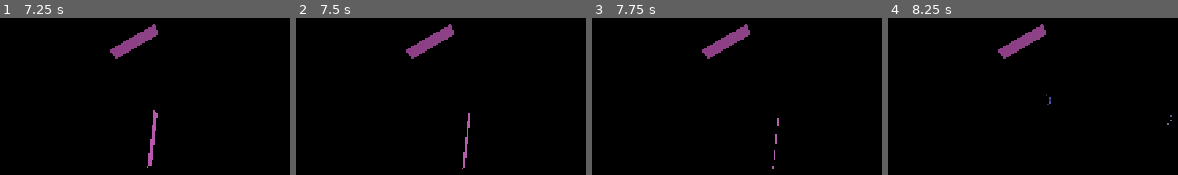
Above: before the commit, frames 1-4 (left to right).
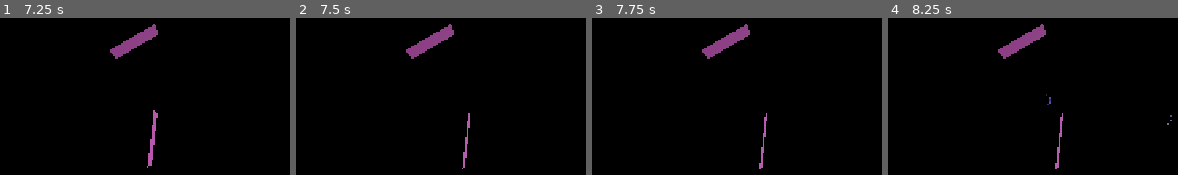
Above: after the commit, the same moments.

Repository: GabrielSiras/Decomissioners
Game: Godot game, scene res://scenes/devroom.tscn
Two runs of this game, one before a commit and one after it. Both use one fixed random seed, a clock stepped at 60 frames per second and the inputs below. Before the commit the project has no main scene; this scene is started directly in both runs.
Inputs:
- Up to frame 1 (7.25 s): tap Enter at 0.5, 2, 3.5 s; tap Space at 1.25, 2.75, 4.25 s
- Up to frame 2 (7.5 s): no input
- Up to frame 3 (7.75 s): no input
- Up to frame 4 (8.25 s): no input

Frames 1-2 are identical in both runs. In frame 3, 0.4% of the frame differs, in the area x 57-65%, y 60-97%; in frame 4, 0.3%.

Commit message:
#34/34-FEAT:Adicionado condição de derrota, sistema de armadura, cenas de main menu e defeat menu e colissão e dano para os projéteis e inimigos.

Diff:
--- a/project.godot
+++ b/project.godot
@@ -11,6 +11,7 @@
 [application]
 
 config/name="Decomissioners"
+run/main_scene="uid://cm1sj4qhjgj5v"
 config/features=PackedStringArray("4.7", "Mobile")
 config/icon="res://icon.svg"
 
--- a/scenes/Enemies/MeleeEnemy.tscn
+++ b/scenes/Enemies/MeleeEnemy.tscn
@@ -5,6 +5,6 @@
 
 [node name="Melee_Enemy" unique_id=951588638 instance=ExtResource("1_gll05")]
 script = ExtResource("2_dme2d")
-melee_damage = 5
 attack_cooldown = 1.0
-attack_range = 2.0
+melee_damage = 10
+attack_range = 4.0
--- a/scenes/Enemies/RangedEnemy.tscn
+++ b/scenes/Enemies/RangedEnemy.tscn
@@ -8,7 +8,7 @@
 script = ExtResource("2_w0jok")
 attack_range = 250.0
 attack_cooldown = 2.0
-ranged_damage = 1
+ranged_damage = 10
 enemy_projectile_scene = ExtResource("3_i3af6")
 
 [node name="Muzzle" type="Marker3D" parent="." index="2" unique_id=880355141]
--- /dev/null
+++ b/scenes/UI-UX/UI/DefeatMenu.tscn
@@ -0,0 +1,38 @@
+[gd_scene format=3 uid="uid://bvuisrwp77067"]
+
+[ext_resource type="Script" uid="uid://c2ucr5o2gewwk" path="res://scripts/UI-UX/UI/DefeatMenu.gd" id="1_e6ufj"]
+
+[node name="DefeatMenu" type="CanvasLayer" unique_id=501164214]
+process_mode = 3
+script = ExtResource("1_e6ufj")
+
+[node name="ColorRect" type="ColorRect" parent="." unique_id=1717976344]
+anchors_preset = 15
+anchor_right = 1.0
+anchor_bottom = 1.0
+grow_horizontal = 2
+grow_vertical = 2
+color = Color(0, 0, 0, 1)
+
+[node name="CenterContainer" type="CenterContainer" parent="." unique_id=1428995238]
+anchors_preset = 15
+anchor_right = 1.0
+anchor_bottom = 1.0
+grow_horizontal = 2
+grow_vertical = 2
+
+[node name="VBoxContainer" type="VBoxContainer" parent="CenterContainer" unique_id=1604656681]
+layout_mode = 2
+
+[node name="Label" type="Label" parent="CenterContainer/VBoxContainer" unique_id=2060262318]
+layout_mode = 2
+size_flags_horizontal = 4
+text = "You died!"
+
+[node name="RestartButton" type="Button" parent="CenterContainer/VBoxContainer" unique_id=1624649614]
+layout_mode = 2
+text = "Restart?"
+
+[node name="MainMenuButton" type="Button" parent="CenterContainer/VBoxContainer" unique_id=136625840]
+layout_mode = 2
+text = "MainMenu"
--- /dev/null
+++ b/scenes/UI-UX/UI/MainMenu.tscn
@@ -0,0 +1,34 @@
+[gd_scene format=3 uid="uid://cm1sj4qhjgj5v"]
+
+[ext_resource type="Script" uid="uid://5sx4ttr6a5ve" path="res://scripts/UI-UX/UI/MainMenu.gd" id="1_vnlg1"]
+
+[node name="MainMenu" type="CanvasLayer" unique_id=809505831]
+script = ExtResource("1_vnlg1")
+
+[node name="ColorRect" type="ColorRect" parent="." unique_id=238915742]
+anchors_preset = 15
+anchor_right = 1.0
+anchor_bottom = 1.0
+grow_horizontal = 2
+grow_vertical = 2
+color = Color(0, 0.20784314, 0, 1)
+
+[node name="CenterContainer" type="CenterContainer" parent="." unique_id=449420835]
+anchors_preset = 15
+anchor_right = 1.0
+anchor_bottom = 1.0
+grow_horizontal = 2
+grow_vertical = 2
+
+[node name="VBoxContainer" type="VBoxContainer" parent="CenterContainer" unique_id=1437860578]
+layout_mode = 2
+
+[node name="Label" type="Label" parent="CenterContainer/VBoxContainer" unique_id=1632104544]
+layout_mode = 2
+text = "DECOMISSIONERS"
+
+[node name="StartButton" type="Button" parent="CenterContainer/VBoxContainer" unique_id=2031048237]
+layout_mode = 2
+text = "START"
+
+[connection signal="pressed" from="CenterContainer/VBoxContainer/StartButton" to="." method="_on_start_button_pressed"]
--- a/scenes/devroom.tscn
+++ b/scenes/devroom.tscn
@@ -3,11 +3,17 @@
 [ext_resource type="PackedScene" uid="uid://ccxbyhm6vro5u" path="res://scenes/GameCamera.tscn" id="1_5ij30"]
 [ext_resource type="PackedScene" uid="uid://msr581mrgwu6" path="res://scenes/Enemies/EnemySpawner.tscn" id="3_anjfi"]
 [ext_resource type="PackedScene" uid="uid://cika3a8mjdsiv" path="res://scenes/Train.tscn" id="3_hs430"]
+[ext_resource type="PackedScene" uid="uid://bvuisrwp77067" path="res://scenes/UI-UX/UI/DefeatMenu.tscn" id="4_do01s"]
+
+[sub_resource type="StandardMaterial3D" id="StandardMaterial3D_vnlg1"]
+albedo_color = Color(1, 0.6509804, 1, 1)
 
 [node name="Devroom3d" type="Node3D" unique_id=95222864]
 
 [node name="CSGBox3D" type="CSGBox3D" parent="." unique_id=585664753]
+transform = Transform3D(1, 0, 0, 0, 1, 0, 0, 0, 1, 0.17966223, 0, 0)
 size = Vector3(100, 0.5, 100)
+material = SubResource("StandardMaterial3D_vnlg1")
 
 [node name="GameCamera" parent="." unique_id=1770089720 instance=ExtResource("1_5ij30")]
 
@@ -15,10 +21,13 @@
 transform = Transform3D(1, 0, 0, 0, 1, 0, 0, 0, 1, 1.4815459, 4.895586, -0.5150012)
 main_target = NodePath("../Train")
 
-[node name="Train" parent="." unique_id=1645749348 instance=ExtResource("3_hs430")]
+[node name="Train" parent="." unique_id=1645749348 node_paths=PackedStringArray("defeat_menu") instance=ExtResource("3_hs430")]
 transform = Transform3D(1, 0, 0, 0, 1, 0, 0, 0, 1, 0, 1, 0)
+defeat_menu = NodePath("../DefeatMenu")
 
 [node name="WorldEnvironment" type="WorldEnvironment" parent="." unique_id=1849166497]
 
 [node name="DirectionalLight3D" type="DirectionalLight3D" parent="." unique_id=1922942967]
 transform = Transform3D(-3.7855173e-08, 0.8660254, 0.5, 2.1855694e-08, 0.5, -0.8660254, -1, -2.1855694e-08, -3.7855173e-08, 0, 5, 0)
+
+[node name="DefeatMenu" parent="." unique_id=501164214 instance=ExtResource("4_do01s")]
--- a/scripts/Enemies/EnemyBase.gd
+++ b/scripts/Enemies/EnemyBase.gd
@@ -1,12 +1,13 @@
 class_name EnemyBase
 extends CharacterBody3D
 
+@export var max_health: int = 30
+@onready var current_health: int = max_health
+@export var current_armor: int = 0
+
 @export var speed: float = 5.0
-@export var max_health: int = 10
 @export var metal_reward: int = 5
 @export var target: Node3D
-
-var current_health: int
 
 func _ready() -> void:
 	current_health = max_health
@@ -24,10 +25,22 @@
 		move_and_slide()
 
 func take_damage(amount: int) -> void:
-	current_health -= amount
 	if current_health <= 0:
+		return
+
+	var armor_reduction_percent: float = clamp(current_armor, 0, 100) / 100.0
+	var damage_multiplier: float = 1.0 - armor_reduction_percent
+
+	var final_damage: int = max(0, roundi(amount * damage_multiplier))
+
+	current_health -= final_damage
+	print(name, " (Inimigo) recebeu ", final_damage, " de dano! | Vida: ", current_health)
+
+	if current_health <= 0:
+		current_health = 0
 		die()
 
 func die() -> void:
 	MetalManager.add_metal(metal_reward)
+	print(name, " morreu!")
 	queue_free()
--- a/scripts/Enemies/EnemyProjectile.gd
+++ b/scripts/Enemies/EnemyProjectile.gd
@@ -5,7 +5,7 @@
 @export var lifetime: float = 4.0
 
 var target_position: Vector3 = Vector3.ZERO
-var damage_amount: int = 1
+var damage_amount: int = 5
 var direction: Vector3 = Vector3.ZERO
 
 func _ready() -> void:
@@ -22,11 +22,22 @@
 	global_position += direction * speed * delta
 
 func _on_body_entered(body: Node3D) -> void:
-	if body.has_method("take_damage"):
-		body.take_damage(damage_amount)
-		queue_free()
+	_apply_damage_to(body)
 
 func _on_area_entered(area: Area3D) -> void:
-	if area.has_method("take_damage"):
-		area.take_damage(damage_amount)
+	_apply_damage_to(area)
+
+func _apply_damage_to(target: Node3D) -> void:
+	if target is EnemyBase or target is EnemyProjectile:
+		return
+
+	if target.has_method("take_damage"):
+		target.take_damage(damage_amount)
 		queue_free()
+		return
+
+	var parent = target.get_parent()
+	if parent and parent.has_method("take_damage"):
+		parent.take_damage(damage_amount)
+		queue_free()
+		return
--- a/scripts/Enemies/EnemySpawner.gd
+++ b/scripts/Enemies/EnemySpawner.gd
@@ -6,7 +6,6 @@
 
 @export var spawn_interval: float = 2.0
 
-## Referência ao alvo principal 3D (ex: a Torre/Base do jogador)
 @export var main_target: Node3D
 
 @onready var spawn_timer: Timer = $SpawnTimer
--- a/scripts/Enemies/MeeleEnemy.gd
+++ b/scripts/Enemies/MeeleEnemy.gd
@@ -1,8 +1,8 @@
 class_name MeleeEnemy
 extends EnemyBase
 
-@export var melee_damage: int = 5
 @export var attack_cooldown: float = 1.0
+@export var melee_damage: int = 10
 @export var attack_range: float = 2.0
 
 @onready var attack_timer: Timer = Timer.new()
@@ -18,6 +18,7 @@
 
 func _physics_process(delta: float) -> void:
 	if not is_instance_valid(target):
+		print("MeleeEnemy está sem alvo (target é null)!")
 		return
 
 	var distance = global_position.distance_to(target.global_position)
@@ -30,7 +31,16 @@
 			attack_target(target)
 
 func attack_target(target_node: Node3D) -> void:
-	if target_node and target_node.has_method("take_damage"):
+	if not is_instance_valid(target_node):
+		return
+
+	var applied_damage = false
+
+	if target_node.has_method("take_damage"):
 		target_node.take_damage(melee_damage)
+		applied_damage = true
+		print("Torreta melee dando dano no trem!")
+
+	if applied_damage:
 		can_attack = false
 		attack_timer.start()
--- a/scripts/Enemies/RangedEnemy.gd
+++ b/scripts/Enemies/RangedEnemy.gd
@@ -3,7 +3,7 @@
 
 @export var attack_range: float = 10.0
 @export var attack_cooldown: float = 2.0
-@export var ranged_damage: int = 1
+@export var ranged_damage: int = 5
 @export var enemy_projectile_scene: PackedScene
 
 @onready var muzzle: Marker3D = $Muzzle
--- a/scripts/GameCamera.gd
+++ b/scripts/GameCamera.gd
@@ -4,16 +4,12 @@
 @export var fixed_y_height: float = 15.0
 
 func _ready() -> void:
-	# Define esta câmera como a câmera ativa da cena principal
 	make_current()
 
-	# Garante a rotação de -90 graus olhado direto para baixo
 	rotation_degrees = Vector3(-75, 0, 0)
 
-	# Ajusta a altura no eixo Y mantendo X e Z na posição configurada
 	global_position.y = fixed_y_height
 
-## Caso queira alterar a altura da câmera (zoom de distância vertical) via código:
 func set_height(new_height: float) -> void:
 	fixed_y_height = new_height
 	global_position.y = fixed_y_height
--- a/scripts/Train.gd
+++ b/scripts/Train.gd
@@ -2,6 +2,10 @@
 extends Node3D
 
 @onready var turret_slots_container: Node3D = $TurretSlots
+@export var defeat_menu: DefeatMenu
+@export var max_health: int = 100
+@onready var current_health: int = max_health
+@export var current_armor: int = 10
 
 var slots_status: Dictionary = {}
 
@@ -44,3 +48,20 @@
 	else:
 		print("Metal insuficiente para construir a torreta!")
 		return false
+
+func take_damage(amount: int) -> void:
+	if current_health <= 0:
+		return
+
+	var armor_reduction_percent: float = clamp(current_armor, 0, 100) / 100.0
+	var damage_multiplier: float = 1.0 - armor_reduction_percent
+	var final_damage: int = max(0, roundi(amount * damage_multiplier))
+	current_health -= final_damage
+	print(name, " recebeu ", final_damage, " de dano! (Dano bruto: ", amount, " | Armadura: ", current_armor, "%) | Vida: ", current_health)
+
+	if current_health <= 0:
+		die()
+
+func die() -> void:
+	if(defeat_menu):
+		defeat_menu.show_defeat()
--- a/scripts/Turrets/PlayerProjectile.gd
+++ b/scripts/Turrets/PlayerProjectile.gd
@@ -2,7 +2,7 @@
 extends Area3D
 
 @export var speed: float = 15.0
-@export var lifetime: float = 5.0 # Segundos até sumir se não acertar nada
+@export var lifetime: float = 5.0
 
 var target_node: Node3D = null
 var damage_amount: int = 2
--- /dev/null
+++ b/scripts/UI-UX/UI/DefeatMenu.gd
@@ -0,0 +1,23 @@
+class_name DefeatMenu
+extends CanvasLayer
+
+@onready var restart_button: Button = $CenterContainer/VBoxContainer/RestartButton
+@onready var main_menu_button: Button = $CenterContainer/VBoxContainer/MainMenuButton
+
+func _ready() -> void:
+	hide()
+
+	restart_button.pressed.connect(_on_restart_button_pressed)
+	main_menu_button.pressed.connect(_on_main_menu_button_pressed)
+
+func show_defeat() -> void:
+	show()
+	get_tree().paused = true
+
+func _on_restart_button_pressed() -> void:
+	get_tree().paused = false
+	get_tree().reload_current_scene()
+
+func _on_main_menu_button_pressed() -> void:
+	get_tree().paused = false
+	get_tree().change_scene_to_file("res://scenes/UI-UX/UI/MainMenu.tscn")
--- /dev/null
+++ b/scripts/UI-UX/UI/MainMenu.gd
@@ -0,0 +1,13 @@
+class_name MainMenu
+extends CanvasLayer
+
+@onready var start_button: Button = $CenterContainer/VBoxContainer/StartButton
+
+func _ready() -> void:
+	pass
+
+func _process(delta: float) -> void:
+	pass
+
+func _on_start_button_pressed() -> void:
+	get_tree().change_scene_to_file("res://scenes/devroom.tscn")
Not shown, added: scripts/UI-UX/UI/DefeatMenu.gd.uid
Not shown, added: scripts/UI-UX/UI/MainMenu.gd.uid
